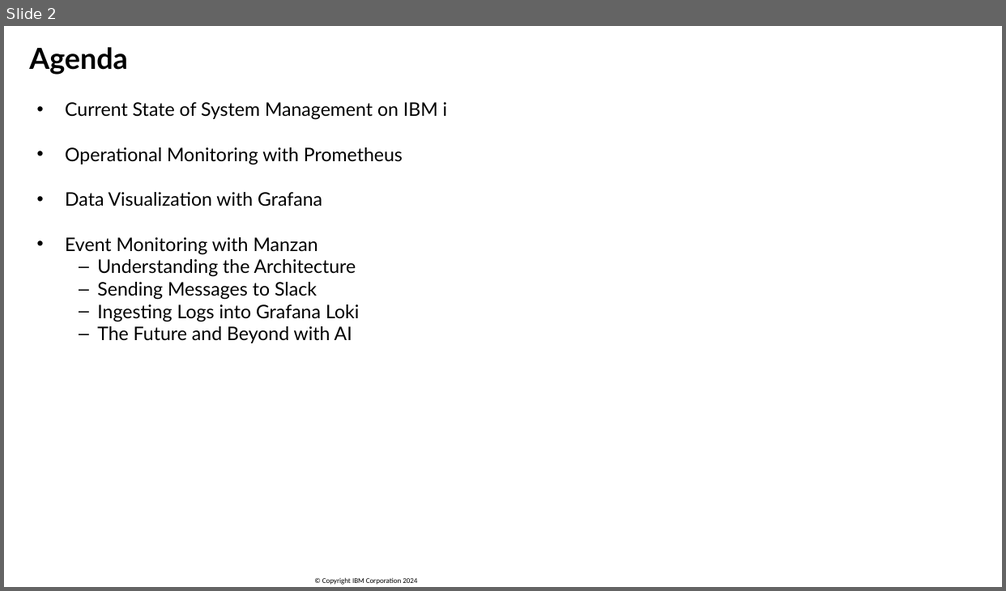
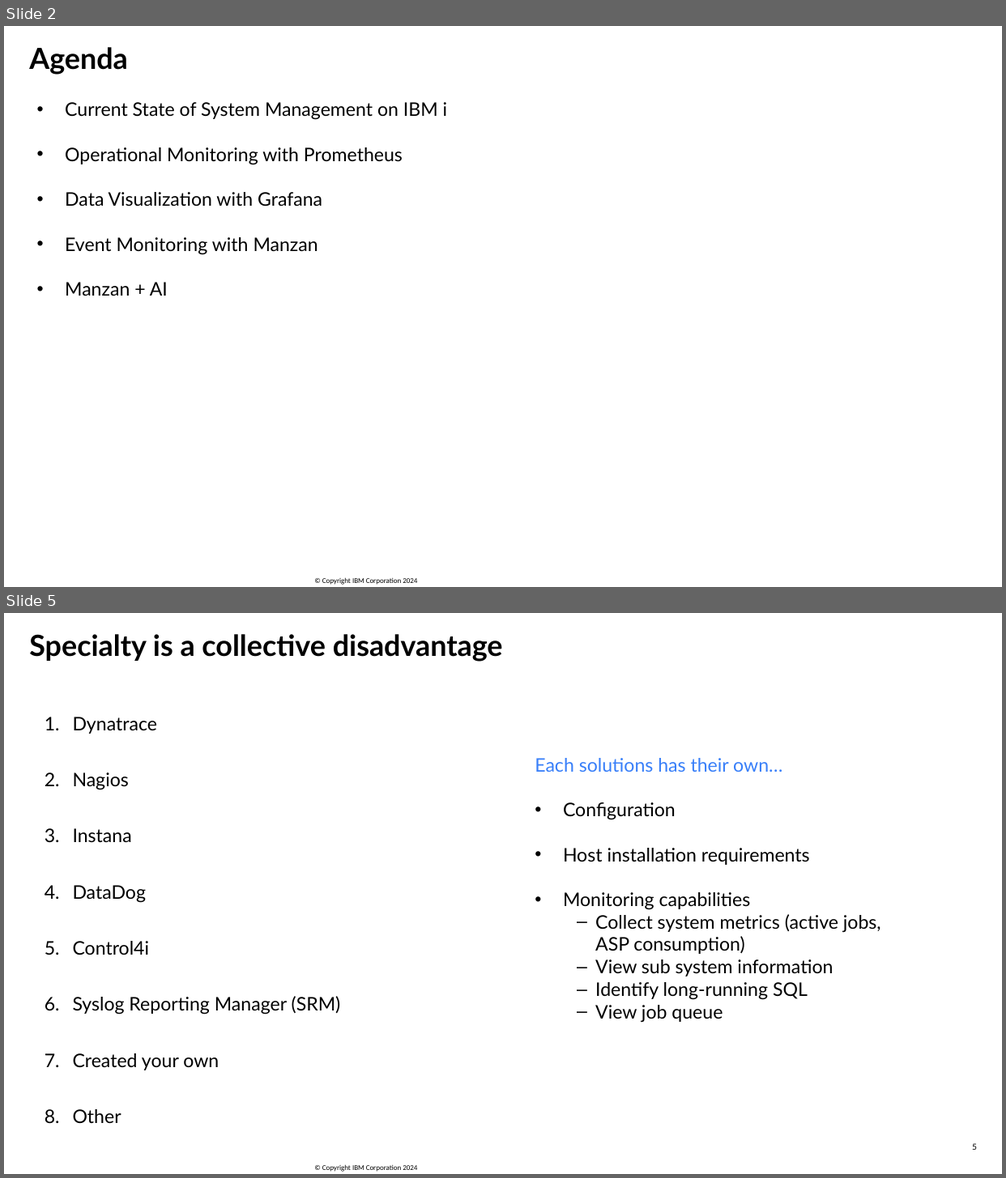
Before and after one commit to SanjulaGanepola/ibmi-talks, a slide deck: OSS Tools For System Management/OSS-Tools-For-System-Management.pptx. Shown one above the other, each under a label of ours: slide 2 before the commit, slides 2 and 5 after it; the slides between them are not shown. The pictures are 1006x591 and 1006x1178 pixels, drawn with LibreOffice and Linux fonts; fonts in the diff are those of the drawing; background and template pictures are left out. Boxes give left, top, right and bottom in pixels: in the first picture for what was removed or moved away, otherwise in the second. Text is boxed around its words. In the diff, an @@ line names an element or a change of style, - is before the commit and + after.

Commit message:
Add most of OSS system management slides

```diff
--- a/OSS Tools For System Management/OSS-Tools-For-System-Management.pptx
+++ b/OSS Tools For System Management/OSS-Tools-For-System-Management.pptx
@@ slide 5 added at (4,613,1002,1174), background #FFFFFF; not listed: 1 template element that a slide beside it also shows @@
@@ text added at (29,634,503,662), 28 pt, text #000000, bold @@
+Specialty is a collective disadvantage
@@ text added at (73,717,341,1123), 18 pt, text #000000 @@
+1. Dynatrace
+2. Nagios
+3. Instana
+4. DataDog
+5. Control4i
+6. Syslog Reporting Manager (SRM)
+7. Created your own
+8. Other
@@ text added at (535,758,881,1022), 18 pt, text #000000 @@
+Each solutions has their own…
+• Configuration
+• Host installation requirements
+• Monitoring capabilities
+  – Collect system metrics (active jobs, ASP consumption)
+  – View sub system information
+  – Identify long-running SQL
+  – View job queue
@@ page number added at (972,1144,977,1150), 8 pt, text #000000 @@
+5
@@ slide 2 changed as well @@
@@ text at (65,282,168,296): text changed @@
-  – Understanding the Architecture
-  – Sending Messages to Slack
-  – Ingesting Logs into Grafana Loki
-  – The Future and Beyond with AI
+• Manzan + AI
```
Also in this commit, not shown: 2 other slides changed, 35 other slides added, 1 other file.
